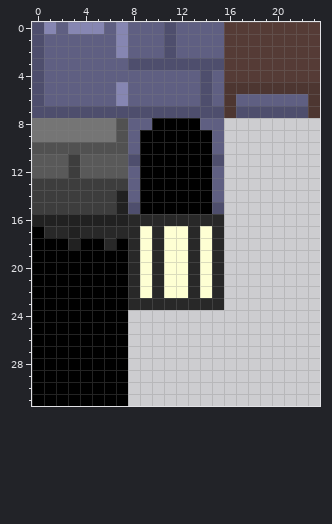
One commit to this pixel-art sprite: assets/sprites/tileset.png. Above is the file before it was changed.
The file is 24x32 pixels. Colours within 5 levels of each other are drawn and written as one.
After the commit:
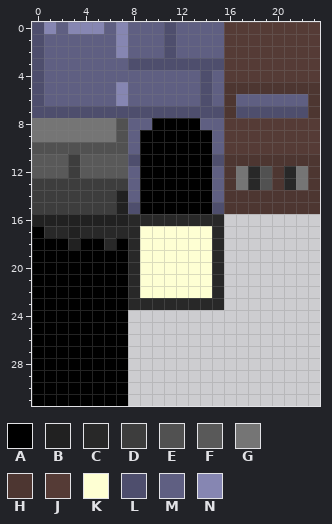
Palette (. is transparent): A #000000  B #212121  C #282828  D #3d3d3d  E #515151  F #595959  G #757575  H #4d3631  J #553b36  K #feffd3  L #4e4e6d  M #5f5f82  N #8686b2
The edit:
@@ x 8..23 @@
  7 LLLLLLLLHLLLLLLH
- 8 MMAAAAMM........
- 9 MAAAAAAM........
-10 MAAAAAAM........
-11 LAAAAAAL........
-12 MAAAAAAM........
-13 MAAAAAAM........
-14 MAAAAAAM........
-15 LAAAAAAL........
+ 8 MMAAAAMMJJJJJJJJ
+ 9 MAAAAAAMJJJJJJJJ
+10 MAAAAAAMJJJJJJJJ
+11 LAAAAAALHHHHHHHH
+12 MAAAAAAMHGCEHCGH
+13 MAAAAAAMHGCEHCGH
+14 MAAAAAAMHHHHHHHH
+15 LAAAAAALHHHHHHHH
 16 CCCCCCCC........
-17 CKCKKCKC........
-18 CKCKKCKC........
-19 CKCKKCKC........
-20 CKCKKCKC........
-21 CKCKKCKC........
-22 CKCKKCKC........
+17 CKKKKKKC........
+18 CKKKKKKC........
+19 CKKKKKKC........
+20 CKKKKKKC........
+21 CKKKKKKC........
+22 CKKKKKKC........
 23 CCCCCCCC........
Pixel boxes of the changes (left, top, right, bottom) in both pictures:
changed: (152, 118, 320, 298)
